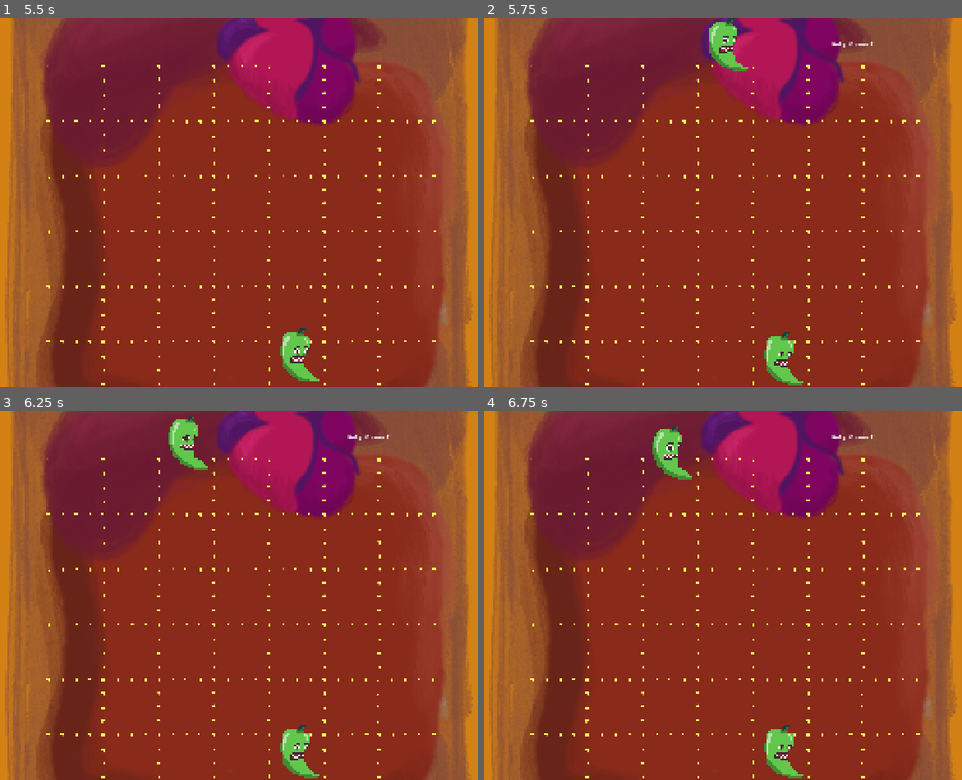
Above: before the commit, frames 1-4 (two rows, left to right).
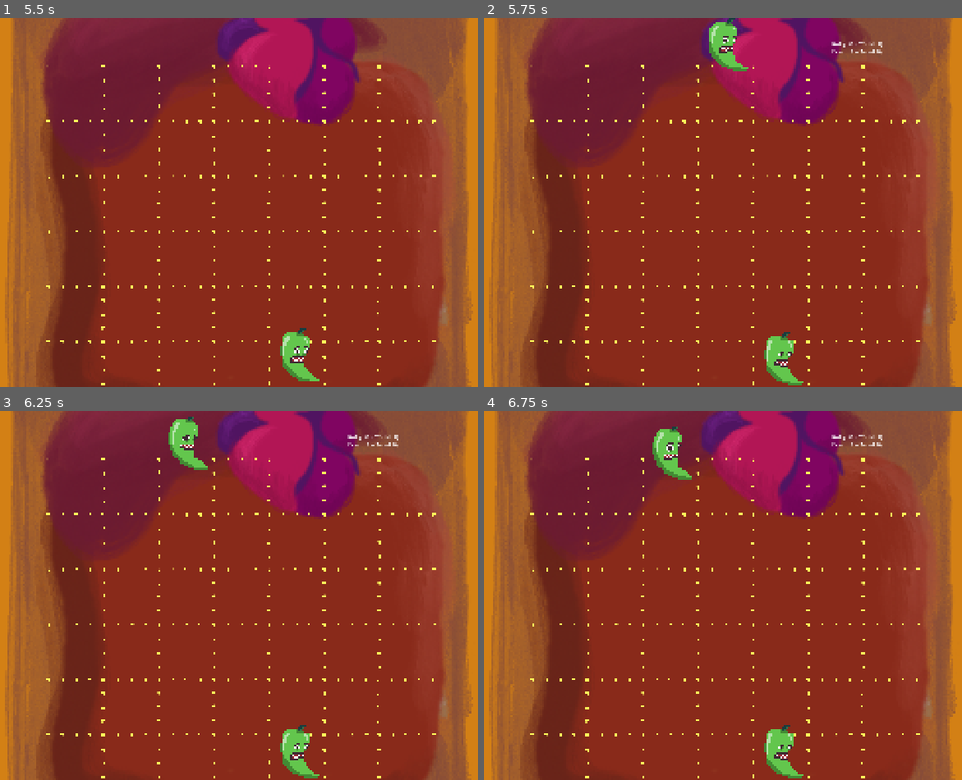
Above: after the commit, the same moments.

Repository: krajuska/mouthParty
Game: Godot game, scene res://scenes/game.tscn
Two runs of this game, one before a commit and one after it. Both use one fixed random seed, a clock stepped at 60 frames per second and the inputs below.
Inputs:
- Up to frame 1 (5.5 s): hold Right (ui_right) 0.53-2.03 s; hold Left (ui_left) 2.03-2.78 s; hold Right (ui_right) 2.78-4.28 s; hold Left (ui_left) 4.28-5.03 s; hold Right (ui_right) from 5.03 s (still down)
- Up to frame 2 (5.75 s): keep holding Right (ui_right)
- Up to frame 3 (6.25 s): release Right (ui_right) at 5.78 s; hold Left (ui_left) from 5.78 s (still down)
- Up to frame 4 (6.75 s): keep holding Left (ui_left)

Frame 1 is identical in both runs. In frame 2, less than 0.1% of the frame differs, in the area x 72-84%, y 6-10%; in frame 3, less than 0.1%; in frame 4, less than 0.1%.

Commit message:
fixes score string and points

Diff:
--- a/food_data/pepper.tres
+++ b/food_data/pepper.tres
@@ -7,9 +7,5 @@
 script = ExtResource("1_gofvq")
 food_name = "pepper"
 sprite_frames = ExtResource("2_p1rcg")
-spiciness = 20
-bad_breath = 1
-freshness = -5
-fullness = 1
 bully = 1
 metadata/_custom_type_script = "uid://beujfqord0qj0"
--- a/food_data/peppermint.tres
+++ b/food_data/peppermint.tres
@@ -7,9 +7,5 @@
 script = ExtResource("1_h7rkd")
 food_name = "peppermint"
 sprite_frames = ExtResource("2_h6a71")
-spiciness = -5
-bad_breath = -20
-freshness = 20
-fullness = 1
 peace = 1
 metadata/_custom_type_script = "uid://beujfqord0qj0"
--- a/scenes/game.gd
+++ b/scenes/game.gd
@@ -13,9 +13,14 @@
 	var lines: Array[String] = []
 	for key in new_scores.keys():
 		var delta: int = new_scores[key] - previous_scores.get(key, 0)
-		if delta != 0:
-			var sign_str := "+" if delta > 0 else ""
-			lines.append("%s: %s%d (now %d)" % [key.capitalize(), sign_str, delta, new_scores[key]])
+		var sign_str: String
+		if delta > 0:
+			sign_str = "+"
+		else:
+			sign_str = ""
+
+		lines.append("%s: %s%d // Total: %d)" % [key.capitalize(), sign_str, delta, new_scores[key]])
+
 	if lines.size() > 0:
 		score_label.text = "\n".join(lines)
 	previous_scores = new_scores.duplicate()
